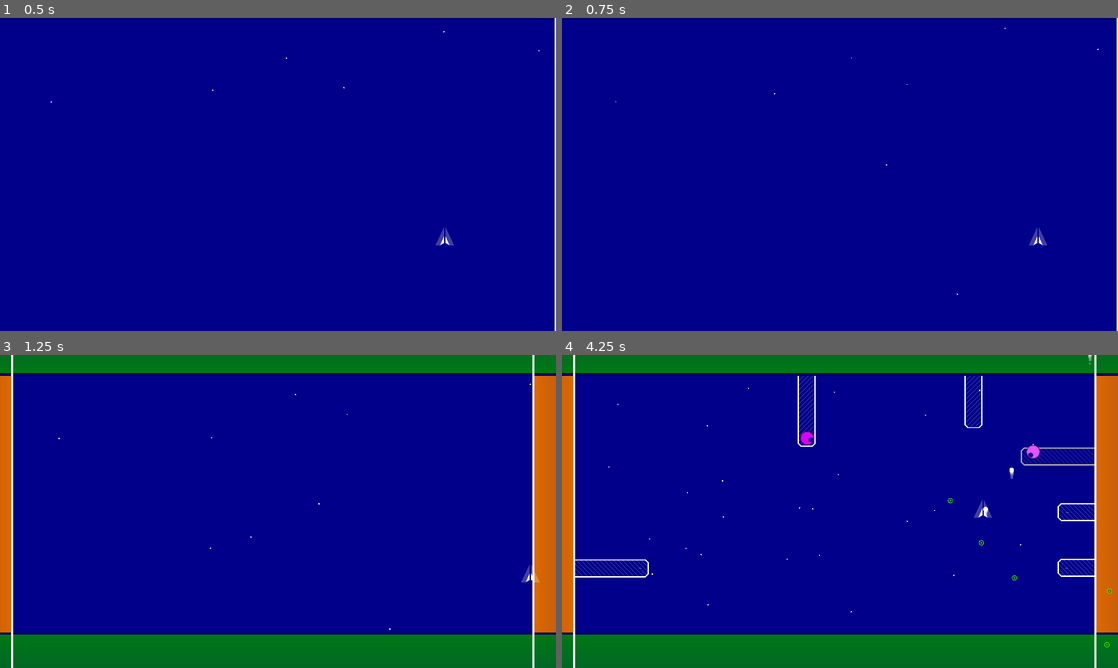
Above: before the commit, frames 1-4 (two rows, left to right).
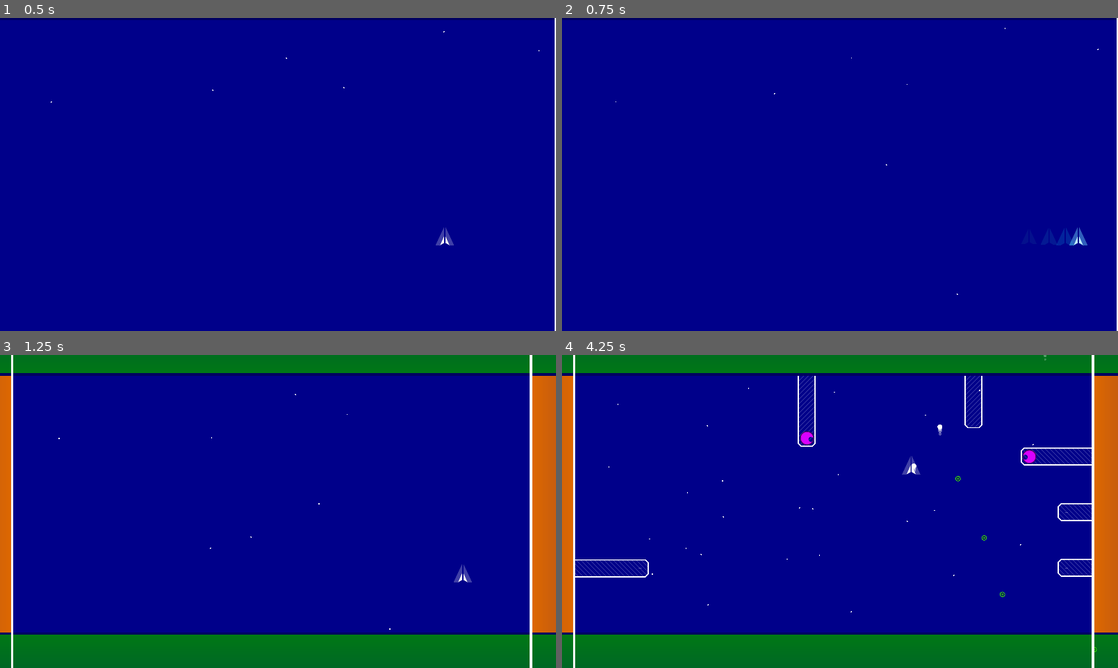
Above: after the commit, the same moments.

Repository: GalanCM/LD42
Game: Godot game, scene res://PlayArea.tscn
Two runs of this game, one before a commit and one after it. Both use one fixed random seed, a clock stepped at 60 frames per second and the inputs below.
Inputs:
- Up to frame 1 (0.5 s): no input
- Up to frame 2 (0.75 s): hold Right (Right) from 0.53 s (still down); tap X (Dodge, bound only after the commit) at 0.6 s
- Up to frame 3 (1.25 s): keep holding Right (Right)
- Up to frame 4 (4.25 s): release Right (Right) at 1.28 s; hold Down (Down) 1.28-2.03 s; tap Z (Fire) at 1.35 s; tap X (Dodge, bound only after the commit) at 1.55, 2.1, 2.85, 3.8 s; hold Right (Right) 2.03-2.78 s; hold Up (Up) 2.78-3.53 s; hold Left (Left) from 3.53 s (still down); hold Z (Fire) from 3.53 s (still down)

Frame 1 is identical in both runs. In frame 2, 0.3% of the frame differs, in the area x 84-95%, y 66-73%; in frame 3, 1.0%; in frame 4, 1.5%, in the area x 43-99%, y 0-100%.

Commit message:
Add dodge move.

Diff:
--- a/game/Enemies/RapidCannon.tscn
+++ b/game/Enemies/RapidCannon.tscn
@@ -123,7 +123,7 @@
 "values": [ Color( 1, 1, 1, 0 ), Color( 1, 1, 1, 1 ) ]
 }
 
-[node name="RapidCannon" type="KinematicBody2D" index="0" groups=[
+[node name="RapidCannon" type="KinematicBody2D" groups=[
 "Enemies",
 ]]
 
--- a/game/Player/Player.gd
+++ b/game/Player/Player.gd
@@ -5,20 +5,32 @@
 var velocity_modifier = Vector2()
 
 var bullet_cooled = true
+var dodge = null
 
 func _physics_process(delta):
-	var motion = velocity_modifier
+	var motion = Vector2()
 
-	if Input.is_action_pressed("Up"):
-		motion.y += -1
-	if Input.is_action_pressed("Down"):
-		motion.y += 1
-	if Input.is_action_pressed("Left"):
-		motion.x += -1
-	if Input.is_action_pressed("Right"):
-		motion.x += 1
+	if dodge == null:
+		if Input.is_action_pressed("Up"):
+			motion.y += -1
+		if Input.is_action_pressed("Down"):
+			motion.y += 1
+		if Input.is_action_pressed("Left"):
+			motion.x += -1
+		if Input.is_action_pressed("Right"):
+			motion.x += 1
 
-	move_and_slide(motion * 540)
+		if Input.is_action_just_pressed("Dodge"):
+			dodge = motion * 5
+			$DodgeParticles.emitting = true
+
+			yield(get_tree().create_timer(0.2), "timeout")
+			dodge = null
+	else:
+		dodge *= 0.9
+		motion = dodge
+
+	move_and_slide( (motion + velocity_modifier) * 540)
 
 	var FRICTION = 5 * delta
 	if velocity_modifier.x < FRICTION and velocity_modifier.x > -FRICTION:
@@ -48,6 +60,7 @@
 
 func push( force ):
 	velocity_modifier += force / 4
+	var dodge = null
 
 func take_damage(amount):
 	return
--- a/game/Player/Player.tscn
+++ b/game/Player/Player.tscn
@@ -1,9 +1,74 @@
-[gd_scene load_steps=3 format=2]
+[gd_scene load_steps=9 format=2]
 
 [ext_resource path="res://Player/Player.gd" type="Script" id=1]
 [ext_resource path="res://Player/player.png" type="Texture" id=2]
+[ext_resource path="res://Player/move_particle.png" type="Texture" id=3]
 
-[node name="Player" type="KinematicBody2D" groups=[
+[sub_resource type="Gradient" id=1]
+
+offsets = PoolRealArray( 0, 1 )
+colors = PoolColorArray( 0, 0.742188, 1, 1, 0.3, 0.3, 0.3, 0 )
+
+[sub_resource type="GradientTexture" id=2]
+
+flags = 4
+gradient = SubResource( 1 )
+width = 2048
+
+[sub_resource type="Curve" id=4]
+
+min_value = 0.0
+max_value = 1.0
+bake_resolution = 100
+_data = [ Vector2( 0, 1 ), 0.0, 0.0, 0, 0, Vector2( 1, 0.685547 ), 0.0, 0.0, 0, 0 ]
+
+[sub_resource type="CurveTexture" id=5]
+
+flags = 4
+width = 2048
+curve = SubResource( 4 )
+
+[sub_resource type="ParticlesMaterial" id=3]
+
+render_priority = 0
+trail_divisor = 1
+emission_shape = 0
+flag_align_y = false
+flag_rotate_y = false
+flag_disable_z = true
+spread = 45.0
+flatness = 0.0
+gravity = Vector3( 0, 0, 0 )
+initial_velocity = 1.0
+initial_velocity_random = 0.0
+angular_velocity = 0.0
+angular_velocity_random = 0.0
+orbit_velocity = 0.0
+orbit_velocity_random = 0.0
+linear_accel = 0.0
+linear_accel_random = 0.0
+radial_accel = 0.0
+radial_accel_random = 0.0
+tangential_accel = 0.0
+tangential_accel_random = 0.0
+damping = 0.0
+damping_random = 0.0
+angle = 0.0
+angle_random = 0.0
+scale = 1.0
+scale_random = 0.0
+scale_curve = SubResource( 5 )
+color_ramp = SubResource( 2 )
+hue_variation = 0.0
+hue_variation_random = 0.0
+anim_speed = 0.0
+anim_speed_random = 0.0
+anim_offset = 0.0
+anim_offset_random = 0.0
+anim_loop = false
+_sections_unfolded = [ "Color", "Gravity", "Scale" ]
+
+[node name="Player" type="KinematicBody2D" index="0" groups=[
 "Player",
 ]]
 
@@ -21,7 +86,30 @@
 offset = Vector2( 0, -16 )
 _sections_unfolded = [ "Offset", "Transform" ]
 
-[node name="CollisionPolygon2D" type="CollisionPolygon2D" parent="." index="1"]
+[node name="DodgeParticles" type="Particles2D" parent="." index="1"]
+
+position = Vector2( 0, -15 )
+emitting = false
+amount = 6
+lifetime = 0.2
+one_shot = true
+preprocess = 0.0
+speed_scale = 1.0
+explosiveness = 0.0
+randomness = 0.0
+fixed_fps = 0
+fract_delta = true
+visibility_rect = Rect2( -100, -100, 200, 200 )
+local_coords = false
+draw_order = 0
+process_material = SubResource( 3 )
+texture = ExtResource( 3 )
+normal_map = null
+h_frames = 1
+v_frames = 1
+_sections_unfolded = [ "Process Material", "Textures", "Time" ]
+
+[node name="CollisionPolygon2D" type="CollisionPolygon2D" parent="." index="2"]
 
 build_mode = 0
 polygon = PoolVector2Array( -2, -15, -15, 15, -2, 8, 2, 8, 15, 15, 2, -15 )
--- a/game/project.godot
+++ b/game/project.godot
@@ -42,6 +42,8 @@
  ]
 Fire=[ Object(InputEventKey,"resource_local_to_scene":false,"resource_name":"","device":0,"alt":false,"shift":false,"control":false,"meta":false,"command":false,"pressed":false,"scancode":90,"unicode":0,"echo":false,"script":null)
  ]
+Dodge=[ Object(InputEventKey,"resource_local_to_scene":false,"resource_name":"","device":0,"alt":false,"shift":false,"control":false,"meta":false,"command":false,"pressed":false,"scancode":88,"unicode":0,"echo":false,"script":null)
+ ]
 
 [rendering]
 
Binary file added: game/Player/move_particle.png
Not shown, added: game/Player/move_particle.png.import
